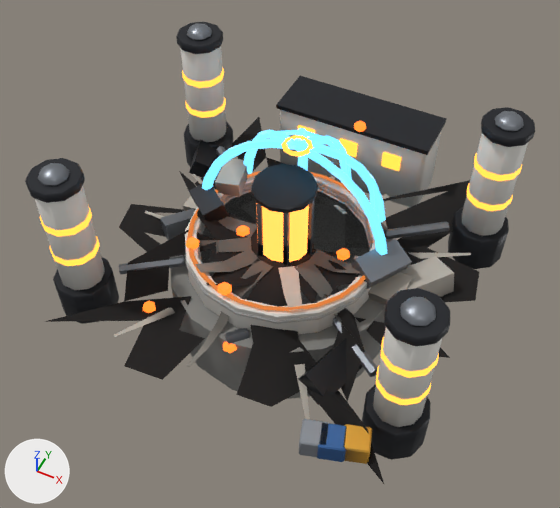
The glTF model public/assets/shared/sites/shield-depot-luna.glb, before and after one commit.
The view is the same before and after, from a 50 mm camera at (3.14, -6.41, 8.16) aimed at (-0.01, -0.11, 0.28). The lights are fixed; the arrows at lower left show +X, +Y and +Z. The first picture is the older version. Vertices at exactly the same position are counted once.

Objects in the first picture: 'site_shield_depot_luna_body', 'site_shield_depot_luna_core', 'site_shield_depot_luna_ruin'.
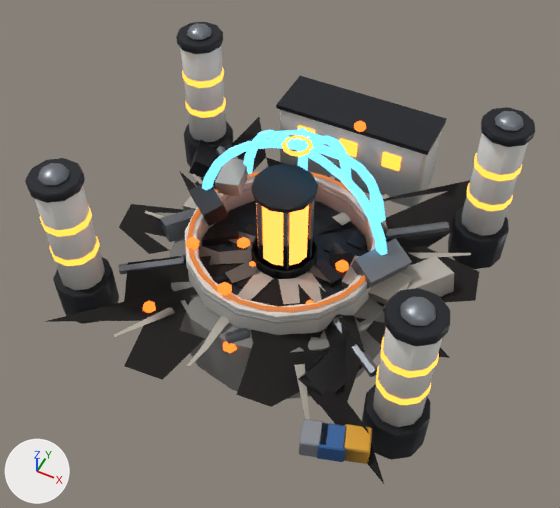
Location of each change, (x1, y1, x2, y2) in pixels of the pictures (560 x 508 px; the box of a moved part takes in the faces that stretch with it):
part 1 of me_site_shield_depot_luna_body, moved or reshaped
    both: (197, 182, 373, 314)
part 2 of me_site_shield_depot_luna_ruin, moved or reshaped
    before: (336, 248, 350, 261)
    after: (336, 260, 349, 272)
part 3 of me_site_shield_depot_luna_ruin, moved or reshaped
    before: (237, 225, 249, 237)
    after: (237, 237, 250, 249)
part 4 of me_site_shield_depot_luna_ruin, deleted
    before: (278, 266, 303, 311)
part 5 of me_site_shield_depot_luna_ruin, deleted
    before: (195, 248, 258, 273)
part 6 of me_site_shield_depot_luna_ruin, deleted
    before: (308, 249, 361, 274)
part 7 of me_site_shield_depot_luna_ruin, deleted
    before: (218, 216, 257, 238)
part 8 of me_site_shield_depot_luna_ruin, moved or reshaped
    before: (130, 205, 366, 351)
    after: (128, 212, 385, 356)
part 9 of me_site_shield_depot_luna_ruin, edited (looks the same)
    both: (119, 167, 412, 367)

The edits, one by one:
me_site_shield_depot_luna_body is used by ob_site_shield_depot_luna_body; location (0.0, 0.0, 0.0).
me_site_shield_depot_luna_body had 2430 vertices, 4668 faces and spanned x -2.64..2.64, y -2.54..3.02, z -1.0..2.1.
me_site_shield_depot_luna_body now has 2430 vertices, 4676 faces and spans x -2.64..2.64, y -2.54..3.02, z -1.0..2.1.
me_site_shield_depot_luna_body part 1: 66 of 2430 vertices moved; they spanned x -1.19..1.36, y -1.19..1.19, z 0.1..0.4 and now span x -1.21..1.36, y -1.21..1.21, z 0.1..0.4; mean shift (0.0, 0.0, 0.0); largest move (1.17, 0.0, 0.1) -> (1.21, 0.0, 0.1).
me_site_shield_depot_luna_ruin is used by ob_site_shield_depot_luna_ruin; location (0.0, 0.0, 0.0).
me_site_shield_depot_luna_ruin had 729 vertices, 1038 faces and spanned x -2.54..2.59, y -2.46..2.82, z -0.15..0.92.
me_site_shield_depot_luna_ruin now has 720 vertices, 1034 faces and spans x -2.54..2.59, y -2.46..2.82, z -0.15..0.92.
me_site_shield_depot_luna_ruin part 2: the loose piece of 18 vertices spanning x 0.7..0.9, y 0.06..0.23, z 0.38..0.48 is moved by (0.0, 0.0, -0.24).
me_site_shield_depot_luna_ruin part 3: the loose piece of 18 vertices spanning x -0.7..-0.5, y -0.16..0.01, z 0.38..0.48 is moved by (0.0, 0.0, -0.24).
me_site_shield_depot_luna_ruin part 4: the loose piece of 6 vertices spanning x 0.13..0.78, y -1.14..-0.31, z 0.43..0.6 is deleted.
me_site_shield_depot_luna_ruin part 5: the loose piece of 6 vertices spanning x -0.77..-0.14, y -1.12..-0.31, z 0.43..0.64 is deleted.
me_site_shield_depot_luna_ruin part 6: the loose piece of 6 vertices spanning x 0.43..1.2, y -0.21..0.08, z 0.43..0.6 is deleted.
me_site_shield_depot_luna_ruin part 7: the loose piece of 6 vertices spanning x -1.17..-0.45, y -0.14..0.12, z 0.43..0.58 is deleted.
me_site_shield_depot_luna_ruin part 8: 63 vertices moved from x -0.83..0.86, y -1.12..0.94, z 0.41..0.43 to x -0.83..0.86, y -1.12..0.94, z 0.17..0.19; 36 vertices removed from x -1.27..1.29, y -1.22..0.22, z 0.41..0.64; 51 vertices added at x -0.88..1.18, y -0.86..0.9, z 0.17..0.19.
me_site_shield_depot_luna_ruin part 9: 377 kept faces spanning x -2.43..1.81, y -2.1..1.41, z -0.11..0.82 get new vertex colours; the middle colour goes from grey #939393 to grey #afafaf.
